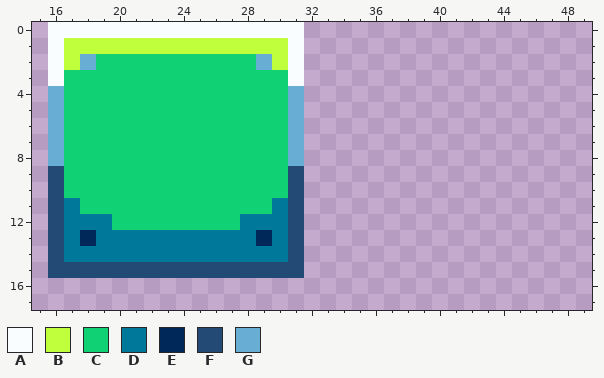
Pixel-art sprite, stored at GlassCannon/sprites/stileset/layers/86d65971-148c-491b-85e6-35aabe96f00b/d3cf18b0-a0f9-4e75-a59e-ef3e9503612a.png. The first picture shows the starting point.
The file is 64x64 pixels. Shown: x 15..49, y 0..17.
Palette (. is transparent): A #fafdff  B #bfff3c  C #10d275  D #007899  E #002859  F #234975  G #68aed4
Pixels before, first column x 16:
 0 AAAAAAAAAAAAAAAA
 1 ABBBBBBBBBBBBBBA
 2 ABGCCCCCCCCCCGBA
 3 ACCCCCCCCCCCCCCA
 4 GCCCCCCCCCCCCCCG
 5 GCCCCCCCCCCCCCCG
 6 GCCCCCCCCCCCCCCG
 7 GCCCCCCCCCCCCCCG
 8 GCCCCCCCCCCCCCCG
 9 FCCCCCCCCCCCCCCF
10 FCCCCCCCCCCCCCCF
11 FDCCCCCCCCCCCCDF
12 FDDDCCCCCCCCDDDF
13 FDEDDDDDDDDDDEDF
14 FDDDDDDDDDDDDDDF
15 FFFFFFFFFFFFFFFF
Now the later version:
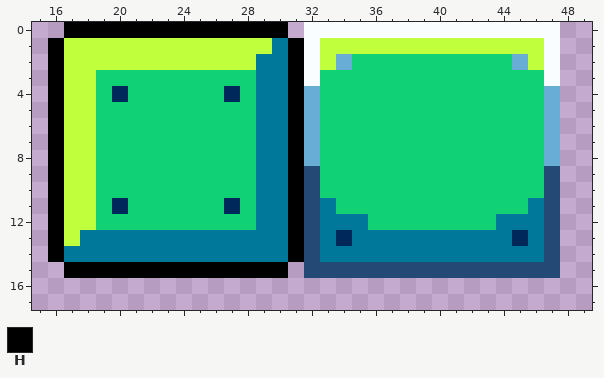
Colours new in this view: H #000000
Changes in this commit:
Changed rows in their new state; - is an unchanged pixel.
first column x 16:
 0 .HHHHHHHHHHHHHH.AAAAAAAAAAAAAAAA
 1 H-------------DHABBBBBBBBBBBBBBA
 2 H-BBBBBBBBBBBDDHABGCCCCCCCCCCGBA
 3 HBB----------DDHACCCCCCCCCCCCCCA
 4 HBB-E------E-DDHGCCCCCCCCCCCCCCG
 5 HBB----------DDHGCCCCCCCCCCCCCCG
 6 HBB----------DDHGCCCCCCCCCCCCCCG
 7 HBB----------DDHGCCCCCCCCCCCCCCG
 8 HBB----------DDHGCCCCCCCCCCCCCCG
 9 HBB----------DDHFCCCCCCCCCCCCCCF
10 HBB----------DDHFCCCCCCCCCCCCCCF
11 HBB-E------E-D-HFDCCCCCCCCCCCCDF
12 HBBC--------C--HFDDDCCCCCCCCDDDF
13 HBD----------D-HFDEDDDDDDDDDDEDF
14 H--------------HFDDDDDDDDDDDDDDF
15 .HHHHHHHHHHHHHH.FFFFFFFFFFFFFFFF
Pixel boxes of the changes (left, top, right, bottom) in both pictures:
changed: (48, 22, 560, 278)
